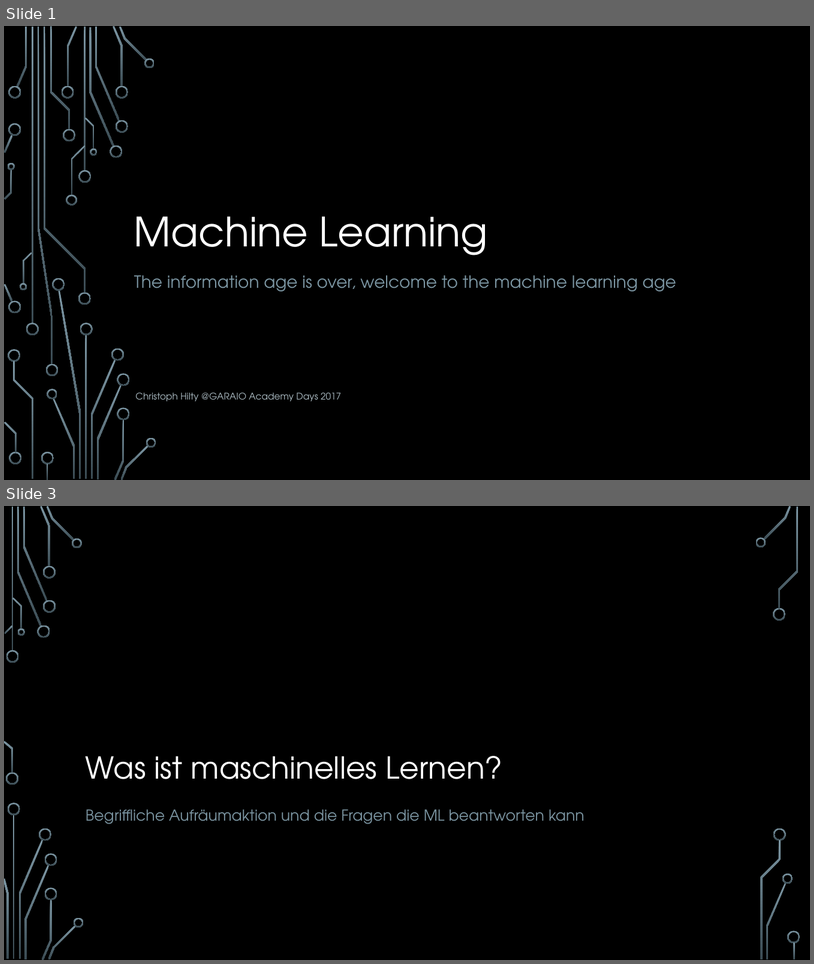
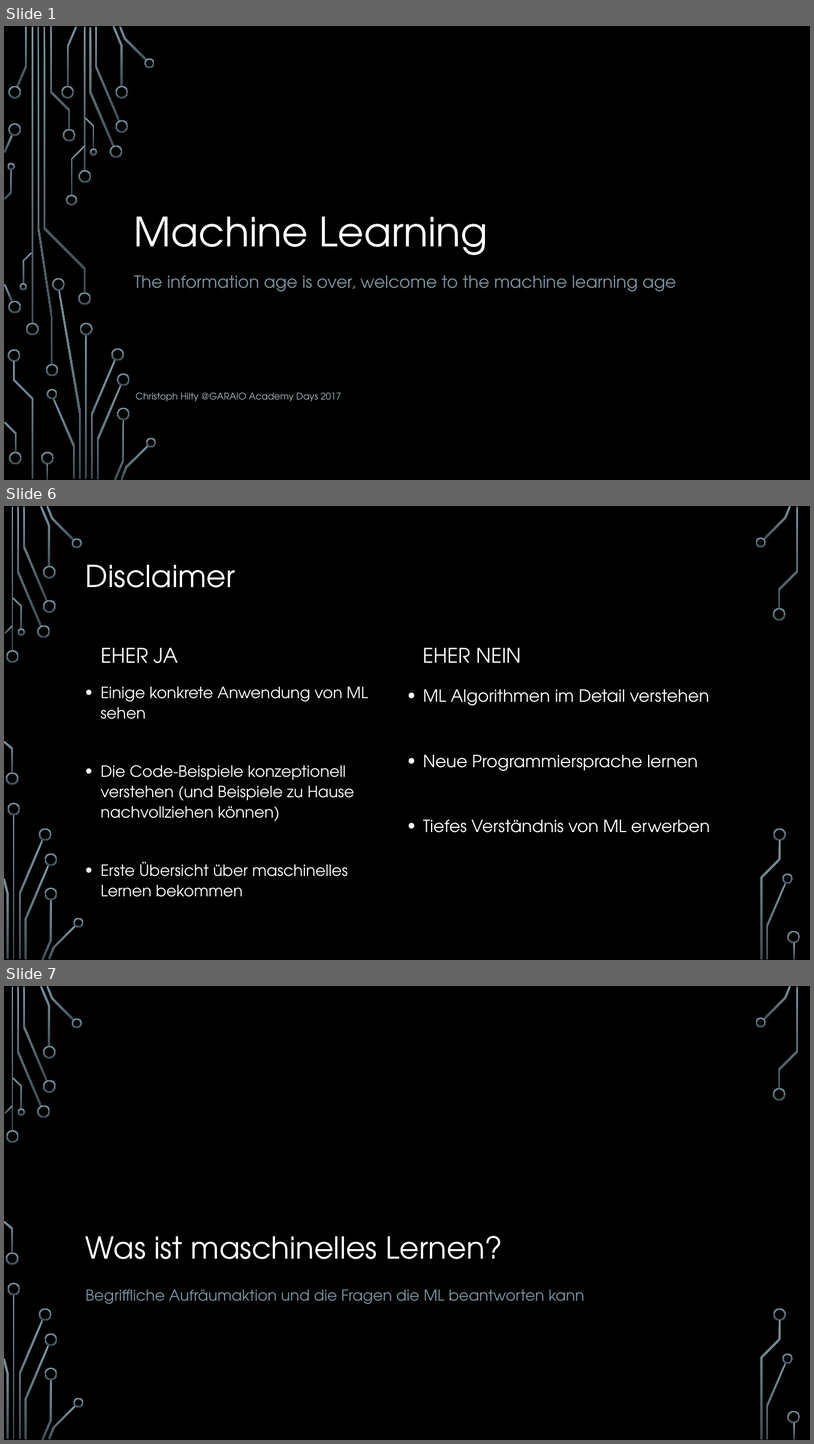
Before and after one commit to hacpro/introduction-machine-learning, a slide deck: presentation.pptx. Shown one above the other, each under a label of ours: slides 1 and 3 before the commit, slides 1, 6 and 7 after it; the slides between them are not shown. The pictures are 814x964 and 814x1444 pixels, drawn with LibreOffice and Linux fonts; fonts in the diff are those of the drawing; background and template pictures are left out. Boxes give left, top, right and bottom in pixels: in the first picture for what was removed or moved away, otherwise in the second. Text is boxed around its words. In the diff, an @@ line names an element or a change of style, - is before the commit and + after.

```diff
--- a/presentation.pptx
+++ b/presentation.pptx
@@ slide 6 added at (4, 506, 810, 960), background picture (left out); not listed: 36 template elements that a slide beside it also shows @@
@@ title added at (86, 564, 235, 588), 36 pt, text #FFFFFF @@
+Disclaimer
@@ text added at (101, 648, 178, 663), 24 pt, text #FFFFFF @@
+EHER JA
@@ text added at (423, 648, 521, 663), 24 pt, text #FFFFFF @@
+EHER NEIN
@@ text added at (101, 687, 368, 897), 18.5 pt, text #FFFFFF @@
+• Einige konkrete Anwendung von ML sehen
+• Die Code-Beispiele konzeptionell verstehen (und Beispiele zu Hause nachvollziehen können)
+• Erste Übersicht über maschinelles Lernen bekommen
@@ text added at (423, 689, 711, 832), 20 pt, text #FFFFFF @@
+• ML Algorithmen im Detail verstehen
+• Neue Programmiersprache lernen
+• Tiefes Verständnis von ML erwerben
@@ what was slide 3 is now slide 7 @@
```
Also in this commit, not shown: 2 slides changed, 3 other slides added, 2 other files.
